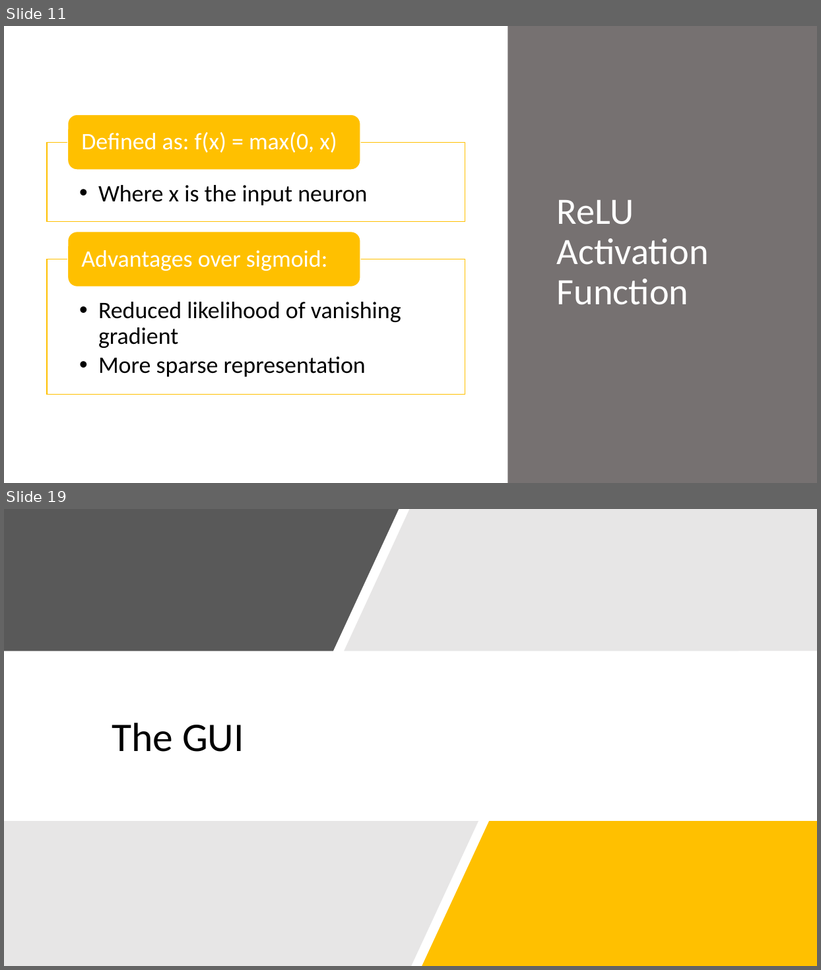
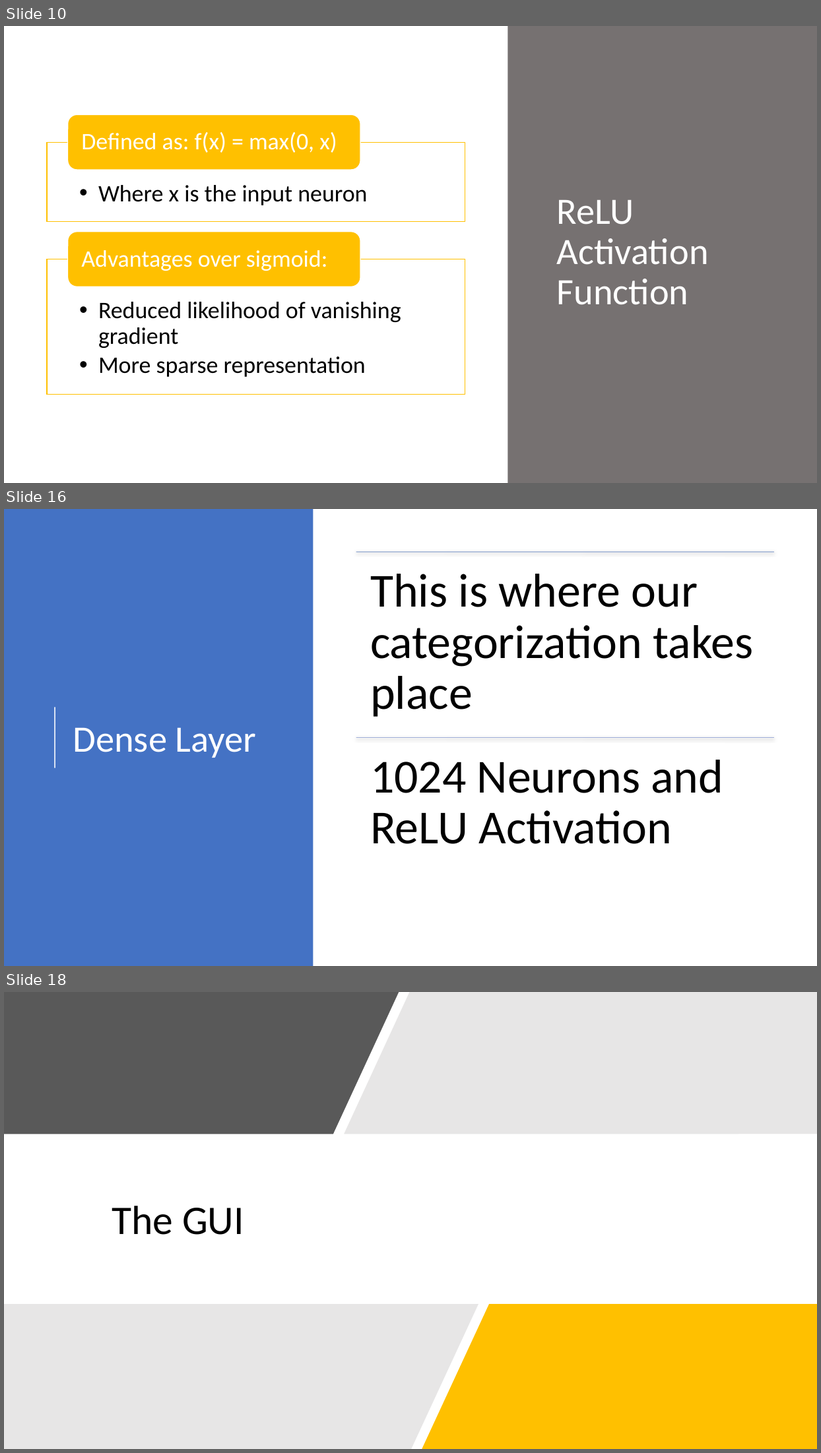
Before and after one commit to ChrisKalahiki/CNN-for-BelgiumTS-and-MNIST, a slide deck: RIPMazeRunner.pptx. Shown one above the other, each under a label of ours: slides 11 and 19 before the commit, slides 10, 16 and 18 after it; the slides between them are not shown. The pictures are 821x970 and 821x1453 pixels, drawn with LibreOffice and Linux fonts; fonts in the diff are those of the drawing. Boxes give left, top, right and bottom in pixels: in the first picture for what was removed or moved away, otherwise in the second. Text is boxed around its words. In the diff, an @@ line names an element or a change of style, - is before the commit and + after.

```diff
--- a/RIPMazeRunner.pptx
+++ b/RIPMazeRunner.pptx
@@ slide 16 added at bbox=[4, 509, 817, 966], background #FFFFFF @@
@@ rectangle added at bbox=[4, 509, 314, 966], fill #4472C4 @@
@@ line added from (55, 768) to (55, 707), #FFFFFF 1.5 pt @@
@@ title added at bbox=[73, 727, 256, 758], 44 pt, text #FFFFFF @@
+Dense Layer
@@ group added at bbox=[356, 552, 774, 844]: 2 lines, 2 texts @@
+This is where our categorization takes place
+1024 Neurons and ReLU Activation
@@ what was slide 11 is now slide 10 @@
@@ what was slide 19 is now slide 18 @@
```
Also in this commit, not shown: 10 slides changed, 1 other slide added, 3 slides removed.
